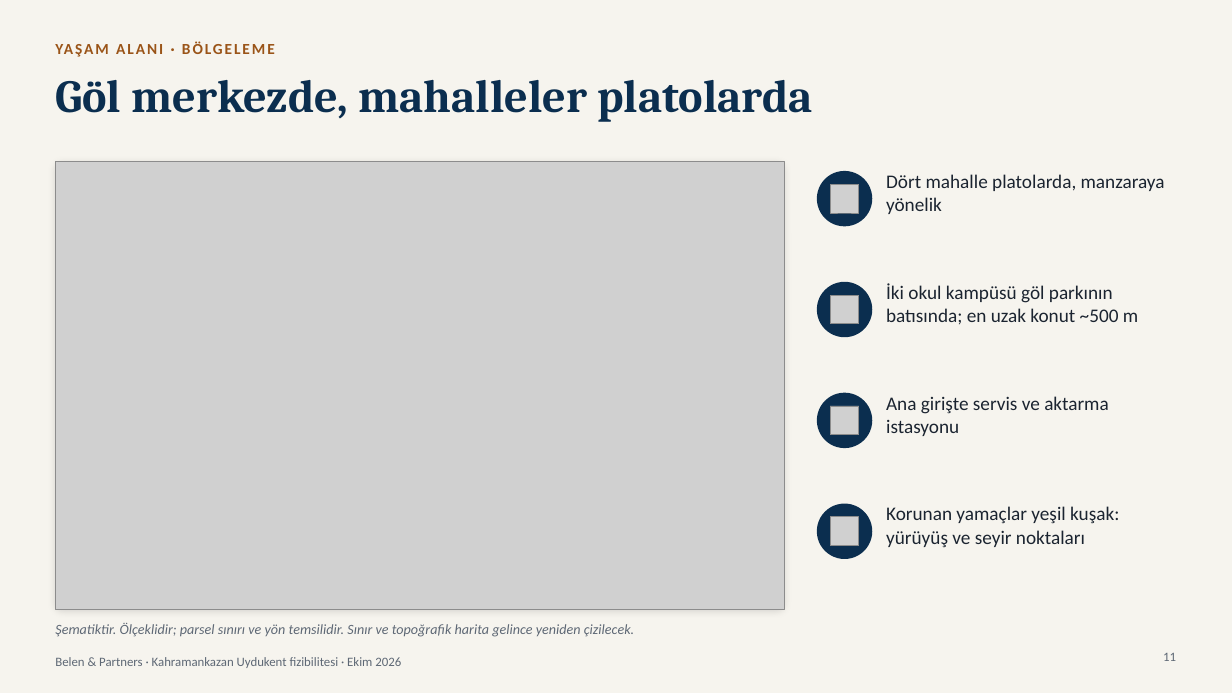
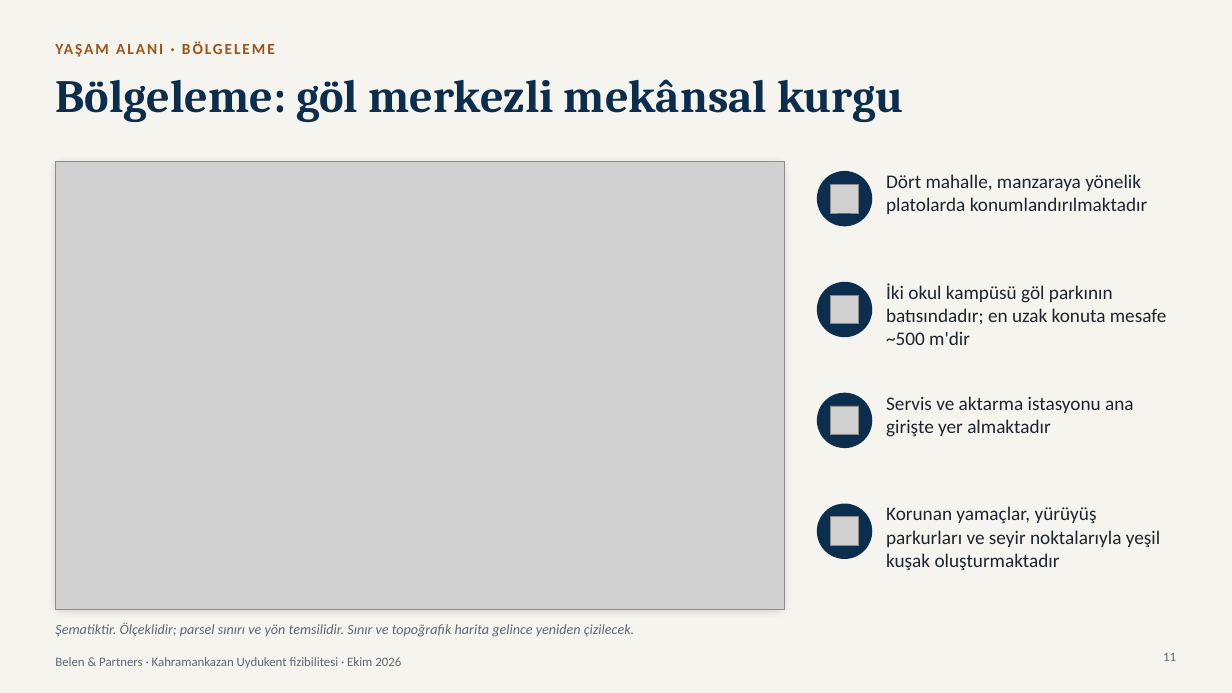
Before and after one commit to modularbelen-del/sunum, a slide deck: slide 11 of reports/Kahramankazan Uydukent sunumu.pptx. Drawn at 1232x693 pixels with LibreOffice and Linux fonts; fonts in the diff are those of the drawing; grey boxes stand for pictures. Boxes give left, top, right and bottom in pixels: in the first picture for what was removed or moved away, otherwise in the second. Text is boxed around its words. In the diff, an @@ line names an element or a change of style, - is before the commit and + after.

```diff
--- a/reports/Kahramankazan Uydukent sunumu.pptx
+++ b/reports/Kahramankazan Uydukent sunumu.pptx
@@ title at bbox=[55, 79, 904, 122]: text changed @@
-Göl merkezde, mahalleler platolarda
+Bölgeleme: göl merkezli mekânsal kurgu
@@ text at bbox=[886, 174, 1147, 214]: text changed @@
-Dört mahalle platolarda, manzaraya yönelik
+Dört mahalle, manzaraya yönelik platolarda konumlandırılmaktadır
@@ text at bbox=[886, 283, 1166, 345]: text changed @@
-İki okul kampüsü göl parkının batısında; en uzak konut ~500 m
+İki okul kampüsü göl parkının batısındadır; en uzak konuta mesafe ~500 m'dir
@@ text at bbox=[886, 396, 1134, 437]: text changed @@
-Ana girişte servis ve aktarma istasyonu
+Servis ve aktarma istasyonu ana girişte yer almaktadır
@@ text at bbox=[886, 506, 1160, 571]: text changed @@
-Korunan yamaçlar yeşil kuşak: yürüyüş ve seyir noktaları
+Korunan yamaçlar, yürüyüş parkurları ve seyir noktalarıyla yeşil kuşak oluşturmaktadır
```
Also in this commit, not shown: 22 other slides changed, 7 slides added, 19 other files.
